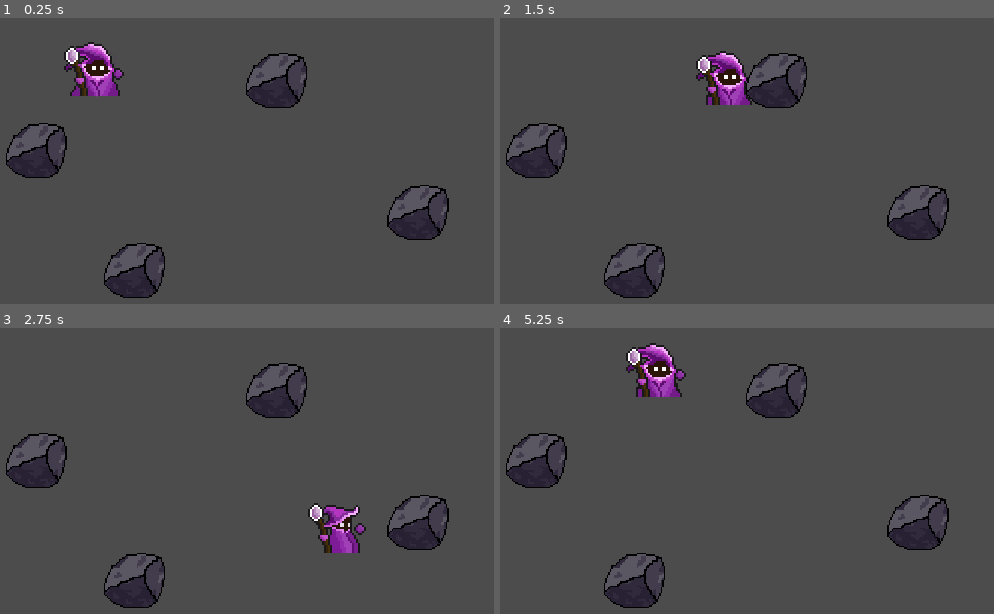
Above: before the commit, frames 1-4 (two rows, left to right).
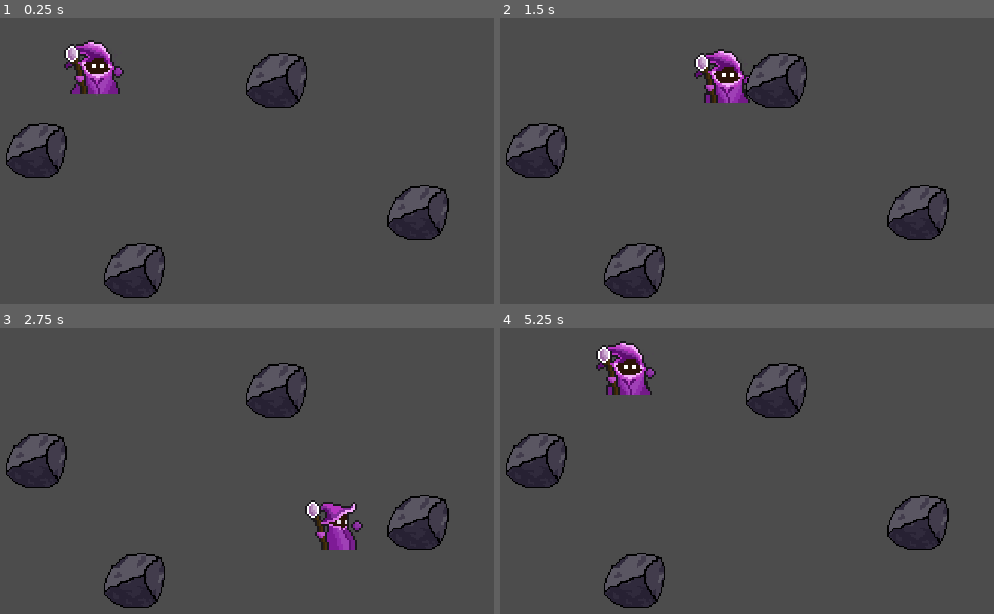
Above: after the commit, the same moments.

Repository: Argha-Ghosh/growth
Game: Godot game, scene res://Scenes/Level-1_Main Scene.tscn
Same seed, same stepped clock (60 frames per second), same inputs: the game is played once before the commit and once after it.
Inputs:
- Up to frame 1 (0.25 s): no input
- Up to frame 2 (1.5 s): tap Enter at 0.5 s; hold D (Move_right) 0.53-1.28 s; hold S (Move_down) from 1.28 s (still down)
- Up to frame 3 (2.75 s): release S (Move_down) at 2.03 s; hold D (Move_right) from 2.03 s (still down)
- Up to frame 4 (5.25 s): release D (Move_right) at 2.78 s; hold W (Move_up) 2.78-3.53 s; hold A (Move_left) 3.53-5.03 s; hold S (Move_down) from 5.03 s (still down)

The runs differ from the first frame. In frame 1, 0.9% of the frame differs, in the area x 12-26%, y 7-28%; in frame 2, 0.9%; in frame 3, 1.0%; in frame 4, 2.6%, in the area x 19-38%, y 4-25%.

Commit message:
Added one single sprite sheet for the player and attack animations

Diff:
--- a/Assets/Player/Player.tscn
+++ b/Assets/Player/Player.tscn
@@ -1,11 +1,11 @@
-[gd_scene load_steps=27 format=2]
+[gd_scene load_steps=38 format=2]
 
 [ext_resource path="res://Assets/Player/Player.gd" type="Script" id=1]
 [ext_resource path="res://Assets/Player/player_full_spritesheet.png" type="Texture" id=2]
 
 [sub_resource type="CapsuleShape2D" id=1]
 radius = 3.0
-height = 10.0
+height = 12.0
 
 [sub_resource type="Animation" id=2]
 length = 0.001
@@ -20,6 +20,74 @@
 "transitions": PoolRealArray( 1 ),
 "update": 0,
 "values": [ 1 ]
+}
+
+[sub_resource type="Animation" id=27]
+resource_name = "attack_down"
+length = 0.8
+loop = true
+tracks/0/type = "value"
+tracks/0/path = NodePath("Sprite:frame")
+tracks/0/interp = 1
+tracks/0/loop_wrap = true
+tracks/0/imported = false
+tracks/0/enabled = true
+tracks/0/keys = {
+"times": PoolRealArray( 0, 0.1, 0.2, 0.3, 0.4, 0.5, 0.6, 0.7 ),
+"transitions": PoolRealArray( 1, 1, 1, 1, 1, 1, 1, 1 ),
+"update": 1,
+"values": [ 42, 43, 44, 45, 46, 47, 48, 42 ]
+}
+
+[sub_resource type="Animation" id=26]
+resource_name = "attack_left"
+length = 1.1
+loop = true
+tracks/0/type = "value"
+tracks/0/path = NodePath("Sprite:frame")
+tracks/0/interp = 1
+tracks/0/loop_wrap = true
+tracks/0/imported = false
+tracks/0/enabled = true
+tracks/0/keys = {
+"times": PoolRealArray( 0, 0.1, 0.2, 0.3, 0.4, 0.5, 0.6, 0.7, 0.8, 0.9, 1 ),
+"transitions": PoolRealArray( 1, 1, 1, 1, 1, 1, 1, 1, 1, 1, 1 ),
+"update": 1,
+"values": [ 31, 32, 33, 34, 35, 36, 37, 38, 39, 40, 31 ]
+}
+
+[sub_resource type="Animation" id=25]
+resource_name = "attack_right"
+length = 1.1
+loop = true
+tracks/0/type = "value"
+tracks/0/path = NodePath("Sprite:frame")
+tracks/0/interp = 1
+tracks/0/loop_wrap = true
+tracks/0/imported = false
+tracks/0/enabled = true
+tracks/0/keys = {
+"times": PoolRealArray( 0, 0.1, 0.2, 0.3, 0.4, 0.5, 0.6, 0.7, 0.8, 0.9, 1 ),
+"transitions": PoolRealArray( 1, 1, 1, 1, 1, 1, 1, 1, 1, 1, 1 ),
+"update": 1,
+"values": [ 20, 21, 22, 23, 24, 25, 26, 27, 28, 29, 20 ]
+}
+
+[sub_resource type="Animation" id=28]
+resource_name = "attack_up"
+length = 0.8
+loop = true
+tracks/0/type = "value"
+tracks/0/path = NodePath("Sprite:frame")
+tracks/0/interp = 1
+tracks/0/loop_wrap = true
+tracks/0/imported = false
+tracks/0/enabled = true
+tracks/0/keys = {
+"times": PoolRealArray( 0, 0.1, 0.2, 0.3, 0.4, 0.5, 0.6, 0.7 ),
+"transitions": PoolRealArray( 1, 1, 1, 1, 1, 1, 1, 1 ),
+"update": 1,
+"values": [ 50, 51, 52, 53, 54, 55, 56, 50 ]
 }
 
 [sub_resource type="Animation" id=10]
@@ -154,6 +222,31 @@
 "update": 1,
 "values": [ 16, 17, 18, 19 ]
 }
+
+[sub_resource type="AnimationNodeAnimation" id=29]
+animation = "attack_left"
+
+[sub_resource type="AnimationNodeAnimation" id=30]
+animation = "attack_right"
+
+[sub_resource type="AnimationNodeAnimation" id=31]
+animation = "attack_up"
+
+[sub_resource type="AnimationNodeAnimation" id=32]
+animation = "attack_down"
+
+[sub_resource type="AnimationNodeBlendSpace2D" id=33]
+blend_point_0/node = SubResource( 29 )
+blend_point_0/pos = Vector2( -1, 0 )
+blend_point_1/node = SubResource( 30 )
+blend_point_1/pos = Vector2( 1, 0 )
+blend_point_2/node = SubResource( 31 )
+blend_point_2/pos = Vector2( 0, -1.1 )
+blend_point_3/node = SubResource( 32 )
+blend_point_3/pos = Vector2( 0, 1.1 )
+min_space = Vector2( -1, -1.1 )
+max_space = Vector2( 1, 1.1 )
+blend_mode = 1
 
 [sub_resource type="AnimationNodeAnimation" id=13]
 animation = "idle_left"
@@ -209,26 +302,29 @@
 
 [sub_resource type="AnimationNodeStateMachineTransition" id=24]
 
+[sub_resource type="AnimationNodeStateMachineTransition" id=34]
+
+[sub_resource type="AnimationNodeStateMachineTransition" id=35]
+
 [sub_resource type="AnimationNodeStateMachine" id=8]
+states/fireball/node = SubResource( 33 )
+states/fireball/position = Vector2( 338.556, 207 )
 states/idle/node = SubResource( 17 )
 states/idle/position = Vector2( 339, 118.086 )
 states/run/node = SubResource( 22 )
 states/run/position = Vector2( 529.667, 118.105 )
-transitions = [ "idle", "run", SubResource( 23 ), "run", "idle", SubResource( 24 ) ]
+transitions = [ "idle", "run", SubResource( 23 ), "run", "idle", SubResource( 24 ), "fireball", "idle", SubResource( 34 ), "idle", "fireball", SubResource( 35 ) ]
 start_node = "idle"
 
 [sub_resource type="AnimationNodeStateMachinePlayback" id=9]
 
 [node name="Player" type="KinematicBody2D"]
 script = ExtResource( 1 )
-__meta__ = {
-"_edit_group_": true
-}
 
 [node name="Sprite" type="Sprite" parent="."]
-position = Vector2( -2, -11 )
+position = Vector2( -2, -19 )
 texture = ExtResource( 2 )
-hframes = 20
+hframes = 58
 frame = 1
 
 [node name="CollisionShape2D" type="CollisionShape2D" parent="."]
@@ -237,6 +333,10 @@
 
 [node name="AnimationPlayer" type="AnimationPlayer" parent="."]
 anims/RESET = SubResource( 2 )
+anims/attack_down = SubResource( 27 )
+anims/attack_left = SubResource( 26 )
+anims/attack_right = SubResource( 25 )
+anims/attack_up = SubResource( 28 )
 anims/idle_down = SubResource( 10 )
 anims/idle_left = SubResource( 11 )
 anims/idle_right = SubResource( 3 )
@@ -251,5 +351,6 @@
 anim_player = NodePath("../AnimationPlayer")
 active = true
 parameters/playback = SubResource( 9 )
+parameters/fireball/blend_position = Vector2( -0.162293, 0.181214 )
 parameters/idle/blend_position = Vector2( -0.00352609, 1.12225 )
 parameters/run/blend_position = Vector2( 0, 0 )
Binary file removed: Assets/Player/fireball_down.png
Binary file removed: Assets/Player/fireball_left.png
Not shown, removed: Assets/Player/fireball_left.png.import
Binary file removed: Assets/Player/fireball_right.png
Not shown, removed: Assets/Player/fireball_right.png.import
Binary file removed: Assets/Player/fireball_up.png
Binary file removed: Assets/Player/icon.png
Not shown, removed: Assets/Player/icon.png.import
Not shown, removed: Assets/Player/player_back.png.import
Not shown, removed: Assets/Player/player_front.png.import
Binary file changed: Assets/Player/player_full_spritesheet.png
Not shown, removed: Assets/Player/player_left.png.import
(and 1 more such lines)
